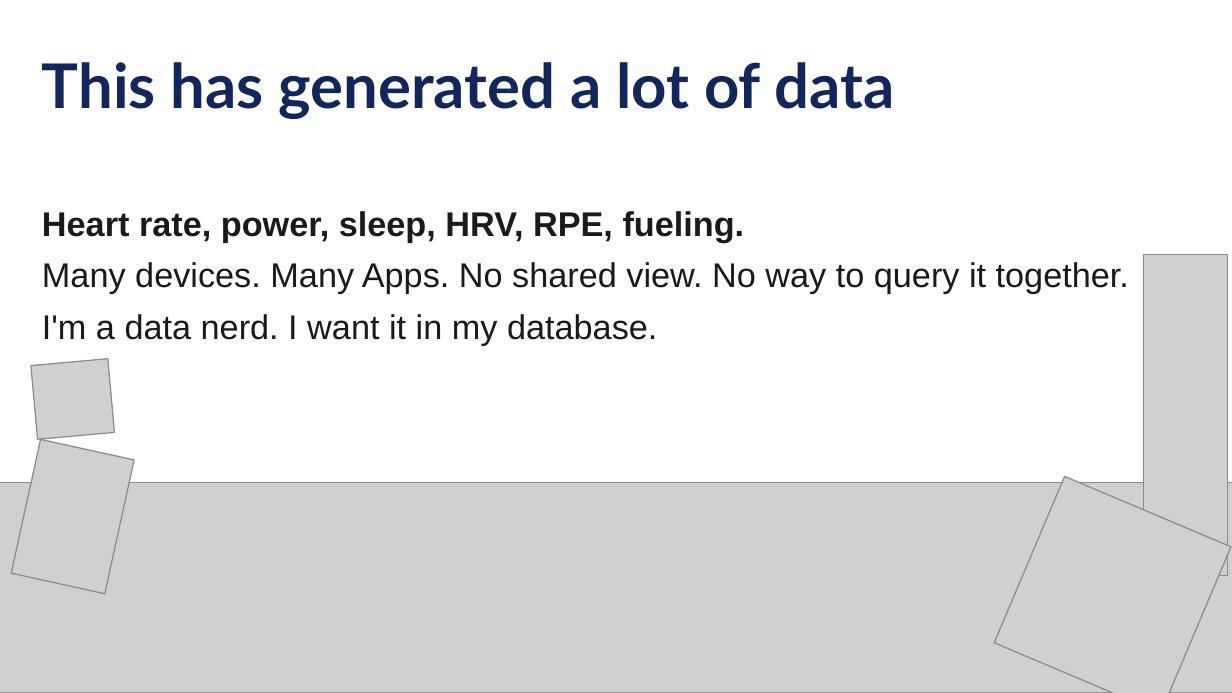
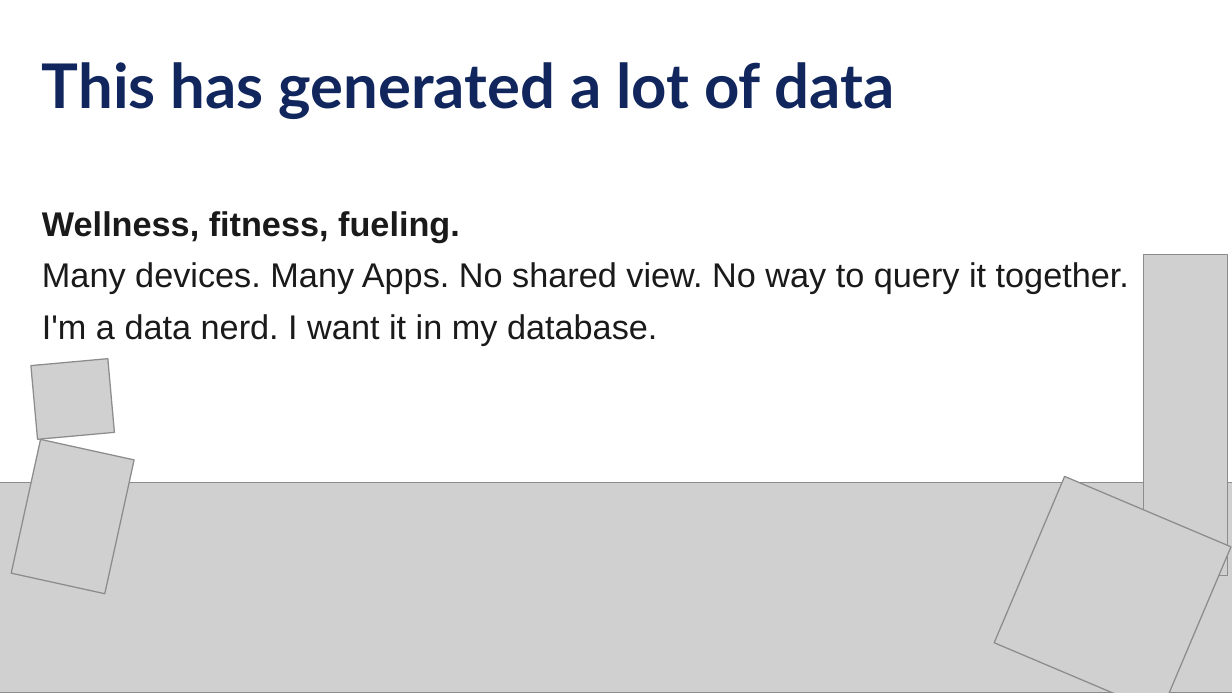
Before and after one commit to jpomfret/dab-presentation, a slide deck: slide 7 of Pomfret - dab - grillen - draft.pptx. Drawn at 1232x693 pixels with LibreOffice and Linux fonts; fonts in the diff are those of the drawing; grey boxes stand for pictures. Boxes give left, top, right and bottom in pixels: in the first picture for what was removed or moved away, otherwise in the second. Text is boxed around its words. In the diff, an @@ line names an element or a change of style, - is before the commit and + after.

```diff
--- a/Pomfret - dab - grillen - draft.pptx
+++ b/Pomfret - dab - grillen - draft.pptx
@@ text at bbox=[42, 211, 460, 242]: text changed @@
-Heart rate, power, sleep, HRV, RPE, fueling.
+Wellness, fitness, fueling.
```
Also in this commit, not shown: 9 other slides changed, 7 slides added, 4 slides removed, 20 other files.
